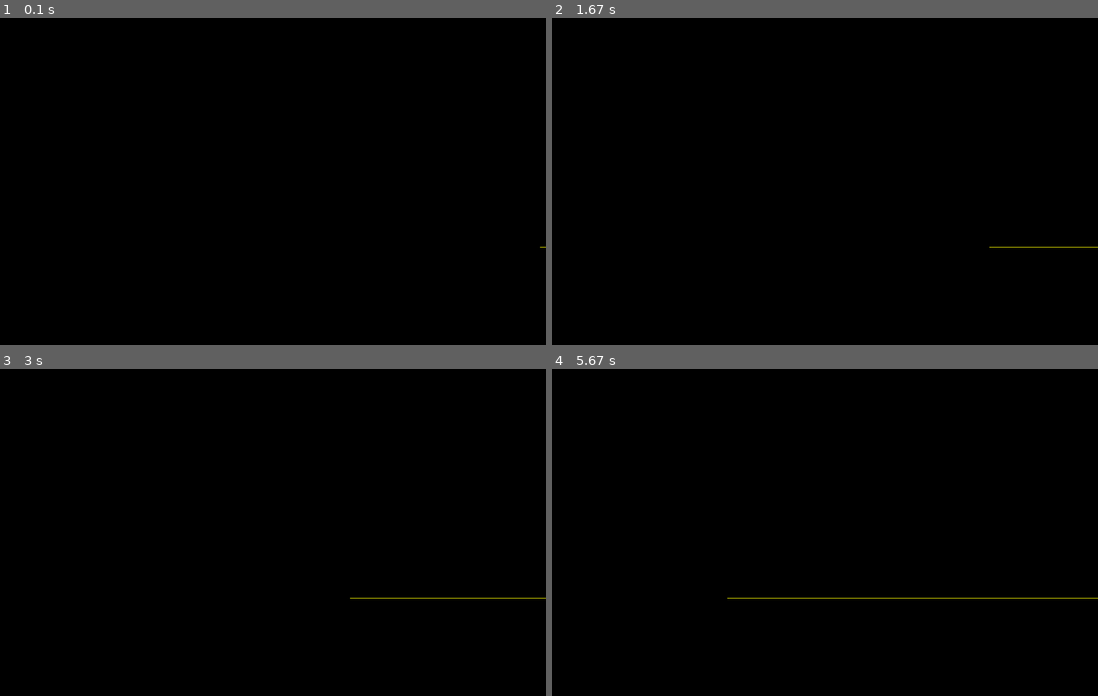
Above: before the commit, frames 1-4 (two rows, left to right).
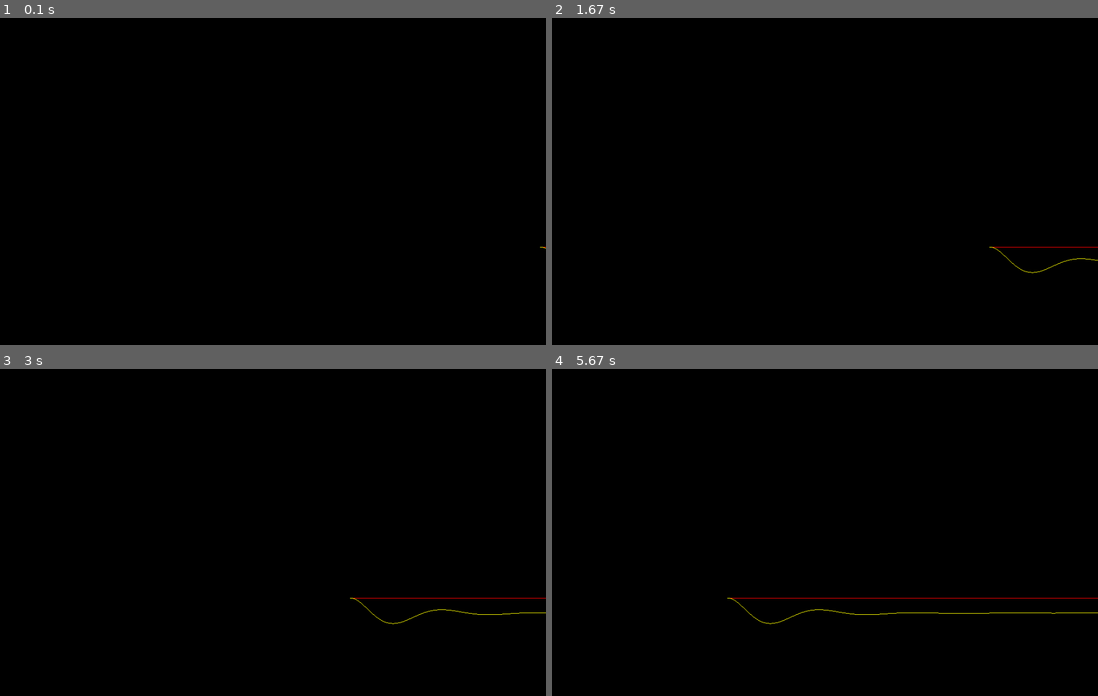
Above: after the commit, the same moments.

Repository: troncosoae/tareas-ctrl-intel
Game: pygame game, started from t6/main.py
Two runs of this game, one before a commit and one after it. Both use one fixed random seed, a clock stepped at 60 frames per second and the inputs below.
Inputs:
- Up to frame 1 (0.1 s): no input
- Up to frame 2 (1.67 s): no input
- Up to frame 3 (3 s): no input
- Up to frame 4 (5.67 s): no input

The runs differ from the first frame. In frame 1, less than 0.1% of the frame differs, in the area x 99-100%, y 70-71%; in frame 2, 0.1%; in frame 3, 0.2%; in frame 4, 0.4%, in the area x 32-100%, y 70-79%.

Commit message:
now correctly controlling omega_g

Diff:
--- a/t6/ControlBoxes.py
+++ b/t6/ControlBoxes.py
@@ -7,7 +7,7 @@
 
     def __init__(self, key, kp, ki, kd, Ts):
         SimulationBox.__init__(
-            self, key, ['omega_g', 'P_r'], ['tau_gr', 'beta_r'])
+            self, key, ['omega_g', 'P_r', 'P_g'], ['tau_gr', 'beta_r'])
 
         self.last_omega_g = 0
 
@@ -28,6 +28,7 @@
             self.ki*self.Ts*error
 
         self.last_u = u
+        # self.last_omega_g = d_omega_g
 
         # update error values
         self.last_error = error
--- a/t6/main.py
+++ b/t6/main.py
@@ -10,7 +10,7 @@
 
 if __name__ == "__main__":
 
-    Ts = 0.0000001
+    Ts = 0.001
     pygame_fs = 1/Ts
     theta_0 = np.pi
 
@@ -28,7 +28,7 @@
         omega_g_0=omega_g_stable)
     generator_converter_model = GeneratorConverterModel('gc_model', Ts)
     omega_g_ctrl = TurbineController(
-        'omega_g_ctrl', kp=-1, ki=0, kd=0, Ts=Ts)
+        'omega_g_ctrl', kp=10000, ki=1, kd=0, Ts=Ts)
     measurer = PlottingMeasurer(
         'meas',
         [
